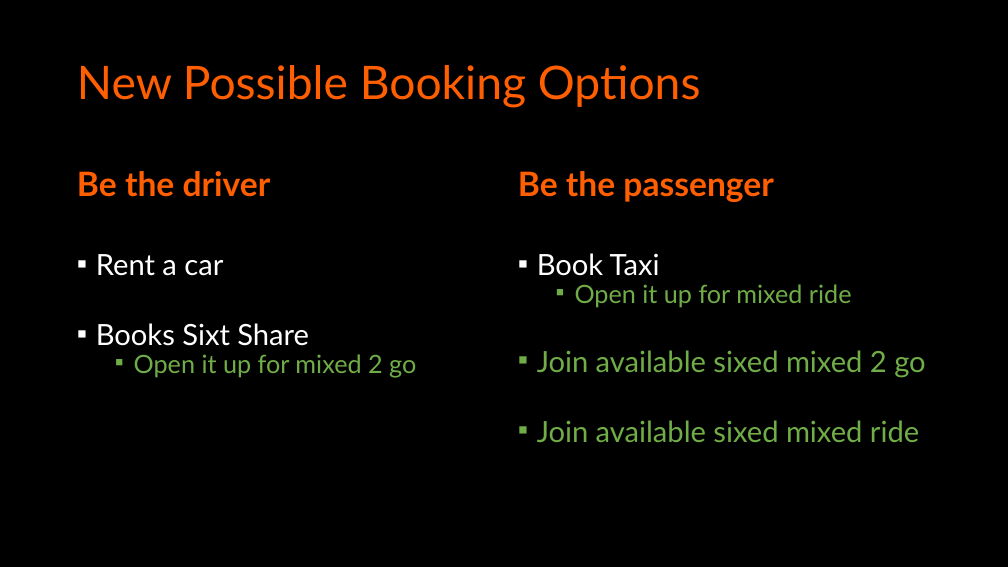
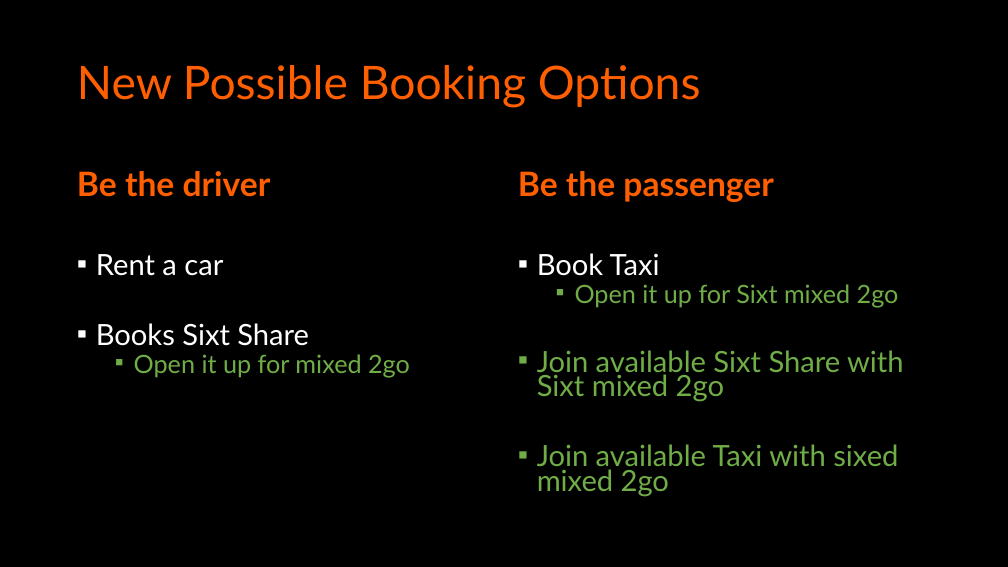
Before and after one commit to travistang/SixtMixed, a slide deck: slide 5 of Presentation.pptx. Drawn at 1008x567 pixels with LibreOffice and Linux fonts; fonts in the diff are those of the drawing. Boxes give left, top, right and bottom in pixels: in the first picture for what was removed or moved away, otherwise in the second. Text is boxed around its words. In the diff, an @@ line names an element or a change of style, - is before the commit and + after.

Commit message:
slides update

```diff
--- a/Presentation.pptx
+++ b/Presentation.pptx
@@ text at [537, 284, 904, 497]: text changed @@
-  ▪ Open it up for mixed ride
-▪ Join available sixed mixed 2 go
-▪ Join available sixed mixed ride
+  ▪ Open it up for Sixt mixed 2go
+▪ Join available Sixt Share with Sixt mixed 2go
+▪ Join available Taxi with sixed mixed 2go
@@ text at [134, 354, 410, 377]: spaces changed @@
-  ▪ Open it up for mixed 2 go
+  ▪ Open it up for mixed 2go
```
Also in this commit, not shown: 2 other slides changed.
